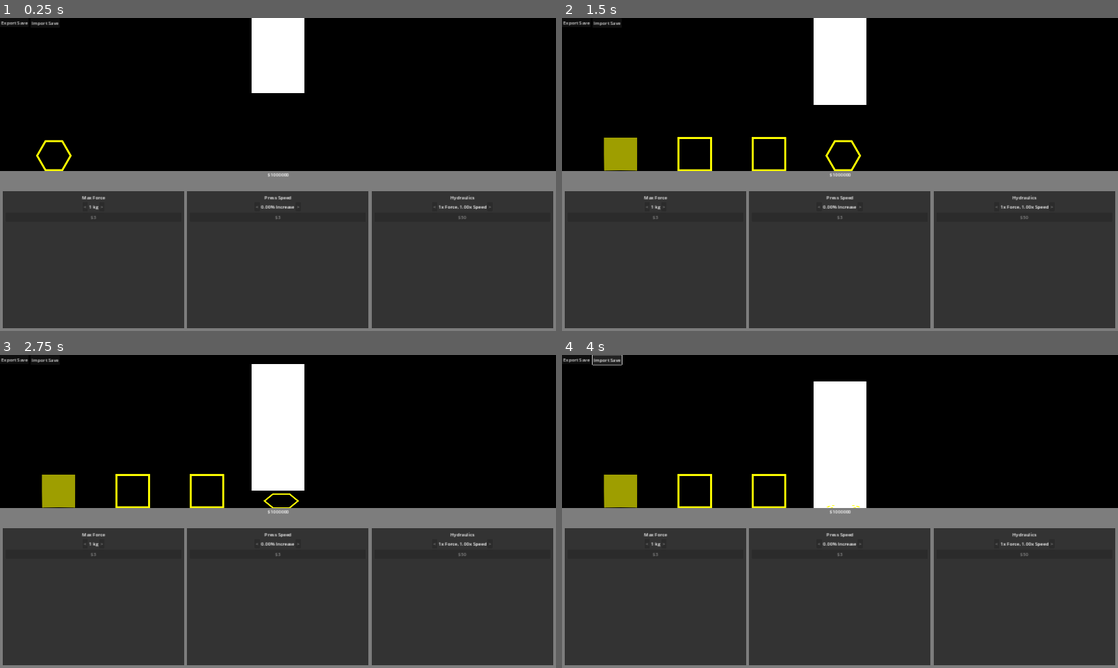
Above: before the commit, frames 1-4 (two rows, left to right).
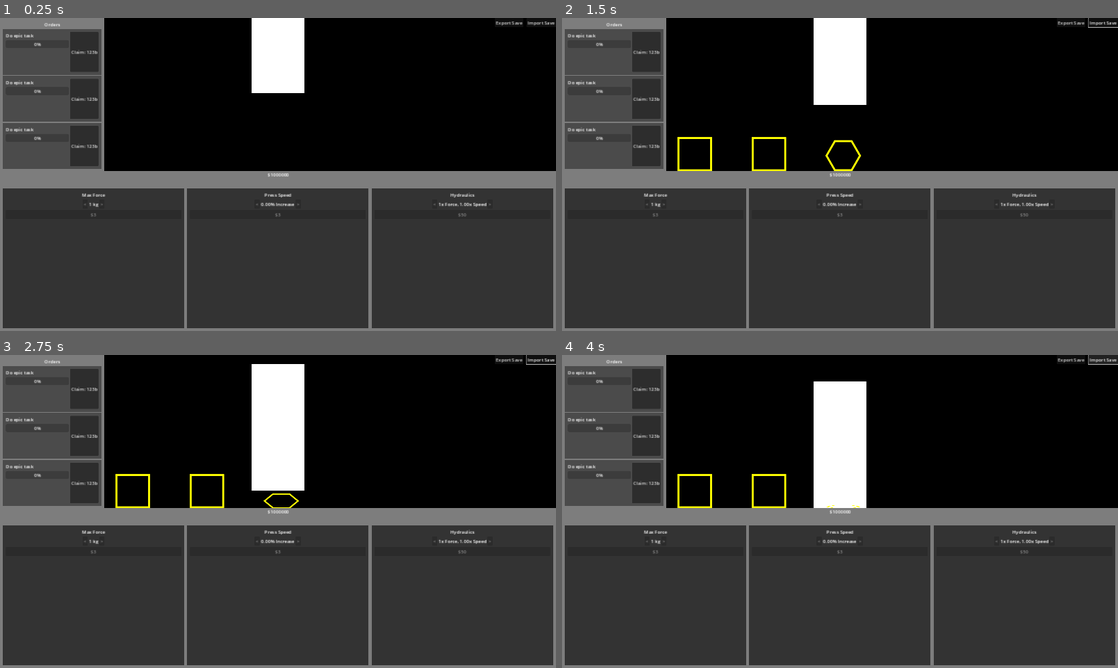
Above: after the commit, the same moments.

Repository: miyo6032/HydraulicPressIncremental
Game: Godot game, scene res://1_main.tscn
Two runs of this game, one before a commit and one after it. Both use one fixed random seed, a clock stepped at 60 frames per second and the inputs below.
Inputs (mouse positions are in pixels of both pictures, inside the frame that each line leads up to):
- Up to frame 1 (0.25 s): no input
- Up to frame 2 (1.5 s): click (645, 52) at 0.5 s, where only the run after the commit has a clickable "Claim: 123b"; tap Enter at 1.25 s; move the mouse to (962, 158) at 1.27 s; hold Up (ui_up) from 1.28 s (still down); tap Tab at 1.35 s; click (962, 158) at 1.42 s
- Up to frame 3 (2.75 s): release Up (ui_up) at 2 s; drag from (166, 527) to (250, 574) at 2.02 s
- Up to frame 4 (4 s): click "Export Save" at 2.75 s; click "Import Save" at 3.5 s

The runs differ from the first frame. In frame 1, 11% of the frame differs, in the area x 0-100%, y 0-65%; in frame 2, 11%; in frame 3, 11%; in frame 4, 11%.
Error in both runs: Invalid access to property or key 'input' on a base object of type 'null instance'. (res://Main.gd:88)

Commit message:
layout ui for tasks

Diff:
--- a/1_main.tscn
+++ b/1_main.tscn
@@ -1,10 +1,11 @@
-[gd_scene load_steps=6 format=3 uid="uid://cnrln6t4dxt74"]
+[gd_scene load_steps=7 format=3 uid="uid://cnrln6t4dxt74"]
 
 [ext_resource type="Script" path="res://Main.gd" id="1_kxjkt"]
 [ext_resource type="PackedScene" uid="uid://7t1sx0r2g2tc" path="res://2_simulation.tscn" id="1_widi8"]
 [ext_resource type="Resource" uid="uid://ype7ae050vxg" path="res://data/upgrades/force_upgrade.tres" id="2_mf8dy"]
 [ext_resource type="Resource" uid="uid://dnjuikwv7g0um" path="res://data/upgrades/speed_upgrade.tres" id="3_egk44"]
 [ext_resource type="Resource" uid="uid://qclp6dumrcog" path="res://data/upgrades/hydraulics_upgrade.tres" id="4_t8crt"]
+[ext_resource type="PackedScene" uid="uid://bn1wj400srr3t" path="res://task.tscn" id="6_fwinf"]
 
 [node name="Main" type="Node"]
 script = ExtResource("1_kxjkt")
@@ -40,7 +41,7 @@
 anchors_preset = 15
 anchor_right = 1.0
 anchor_bottom = 1.0
-offset_top = 587.0
+offset_top = 578.0
 grow_horizontal = 2
 grow_vertical = 2
 theme_override_constants/margin_left = 10
@@ -54,18 +55,61 @@
 theme_override_constants/separation = 10
 
 [node name="ExportSaveButton" type="Button" parent="Control"]
-layout_mode = 0
-offset_right = 8.0
-offset_bottom = 8.0
+layout_mode = 1
+anchors_preset = 1
+anchor_left = 1.0
+anchor_right = 1.0
+offset_left = -212.0
+offset_right = -113.0
+offset_bottom = 31.0
+grow_horizontal = 0
 text = "Export Save"
 
 [node name="ImportSaveButton" type="Button" parent="Control"]
-layout_mode = 0
-offset_left = 105.0
-offset_top = 1.0
-offset_right = 207.0
-offset_bottom = 32.0
+layout_mode = 1
+anchors_preset = 1
+anchor_left = 1.0
+anchor_right = 1.0
+offset_left = -102.0
+offset_bottom = 31.0
+grow_horizontal = 0
 text = "Import Save"
+
+[node name="TaskManager" type="ColorRect" parent="Control"]
+layout_mode = 2
+offset_right = 360.0
+offset_bottom = 531.0
+size_flags_vertical = 3
+color = Color(0.490196, 0.490196, 0.490196, 1)
+
+[node name="MarginContainer" type="MarginContainer" parent="Control/TaskManager"]
+layout_mode = 1
+anchors_preset = 15
+anchor_right = 1.0
+anchor_bottom = 1.0
+grow_horizontal = 2
+grow_vertical = 2
+theme_override_constants/margin_left = 10
+theme_override_constants/margin_top = 10
+theme_override_constants/margin_right = 10
+theme_override_constants/margin_bottom = 10
+
+[node name="VBoxContainer" type="VBoxContainer" parent="Control/TaskManager/MarginContainer"]
+layout_mode = 2
+
+[node name="Label" type="Label" parent="Control/TaskManager/MarginContainer/VBoxContainer"]
+layout_mode = 2
+text = "Orders"
+horizontal_alignment = 1
+
+[node name="Task" parent="Control/TaskManager/MarginContainer/VBoxContainer" instance=ExtResource("6_fwinf")]
+layout_mode = 2
+
+[node name="Task2" parent="Control/TaskManager/MarginContainer/VBoxContainer" instance=ExtResource("6_fwinf")]
+layout_mode = 2
+
+[node name="Task3" parent="Control/TaskManager/MarginContainer/VBoxContainer" instance=ExtResource("6_fwinf")]
+layout_mode = 2
 
 [connection signal="pressed" from="Control/ExportSaveButton" to="." method="_on_export_save_button_pressed"]
 [connection signal="pressed" from="Control/ImportSaveButton" to="." method="_on_import_save_button_pressed"]
--- /dev/null
+++ b/task.tscn
@@ -0,0 +1,38 @@
+[gd_scene format=3 uid="uid://bn1wj400srr3t"]
+
+[node name="Task" type="ColorRect"]
+size_flags_vertical = 3
+color = Color(0.29219, 0.29219, 0.29219, 1)
+
+[node name="MarginContainer" type="MarginContainer" parent="."]
+layout_mode = 1
+anchors_preset = 15
+anchor_right = 1.0
+anchor_bottom = 1.0
+grow_horizontal = 2
+grow_vertical = 2
+theme_override_constants/margin_left = 10
+theme_override_constants/margin_top = 10
+theme_override_constants/margin_right = 10
+theme_override_constants/margin_bottom = 10
+
+[node name="HBoxContainer" type="HBoxContainer" parent="MarginContainer"]
+layout_mode = 2
+
+[node name="VBoxContainer" type="VBoxContainer" parent="MarginContainer/HBoxContainer"]
+layout_mode = 2
+size_flags_horizontal = 3
+
+[node name="Label" type="Label" parent="MarginContainer/HBoxContainer/VBoxContainer"]
+layout_mode = 2
+size_flags_horizontal = 0
+size_flags_vertical = 0
+text = "Do epic task"
+
+[node name="ProgressBar" type="ProgressBar" parent="MarginContainer/HBoxContainer/VBoxContainer"]
+layout_mode = 2
+
+[node name="Button" type="Button" parent="MarginContainer/HBoxContainer"]
+layout_mode = 2
+size_flags_horizontal = 8
+text = "Claim: 123b"
